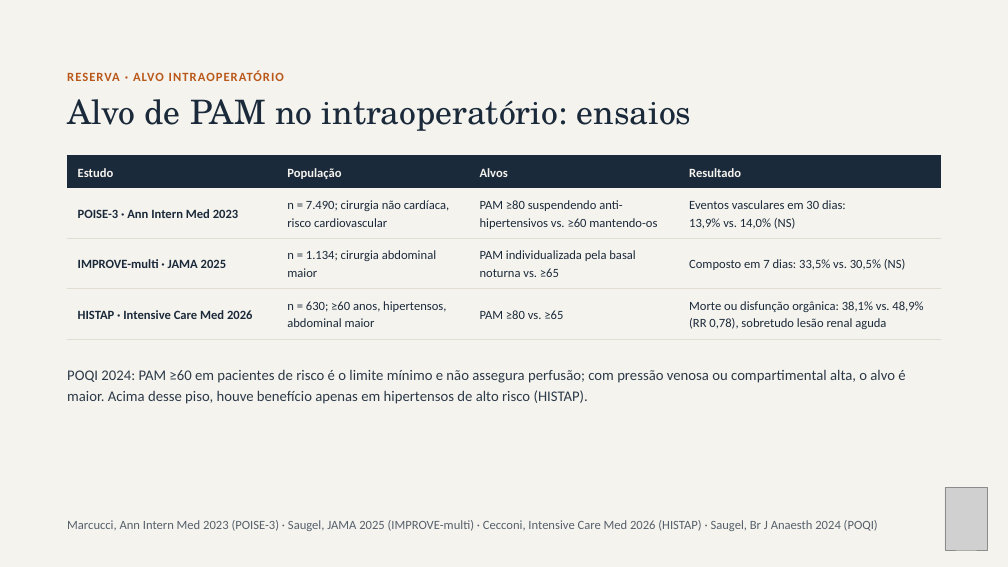
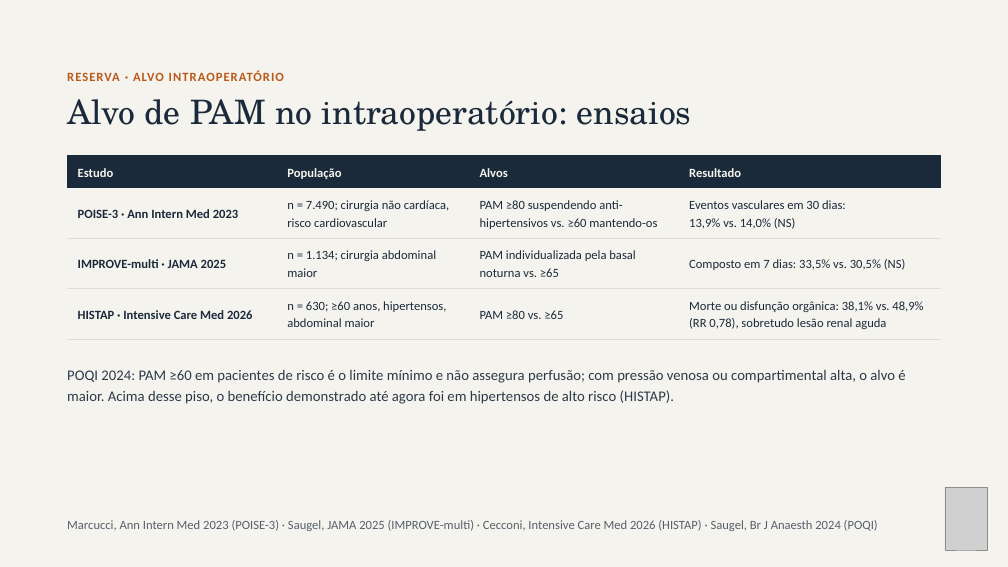
Before and after one commit to brunomoraesdubois-bit/Bruno, a slide deck: slide 31 of apresentacao/Aminas_Vasoativas.pptx. Drawn at 1008x567 pixels with LibreOffice and Linux fonts; fonts in the diff are those of the drawing; grey boxes stand for pictures. Boxes give left, top, right and bottom in pixels: in the first picture for what was removed or moved away, otherwise in the second. Text is boxed around its words. In the diff, an @@ line names an element or a change of style, - is before the commit and + after.

```diff
--- a/apresentacao/Aminas_Vasoativas.pptx
+++ b/apresentacao/Aminas_Vasoativas.pptx
@@ text at box(67, 369, 905, 404): text changed @@
-POQI 2024: PAM ≥60 em pacientes de risco é o limite mínimo e não assegura perfusão; com pressão venosa ou compartimental alta, o alvo é maior. Acima desse piso, houve benefício apenas em hipertensos de alto risco (HISTAP).
+POQI 2024: PAM ≥60 em pacientes de risco é o limite mínimo e não assegura perfusão; com pressão venosa ou compartimental alta, o alvo é maior. Acima desse piso, o benefício demonstrado até agora foi em hipertensos de alto risco (HISTAP).
```
Also in this commit, not shown: 7 other slides changed, 24 other files.
